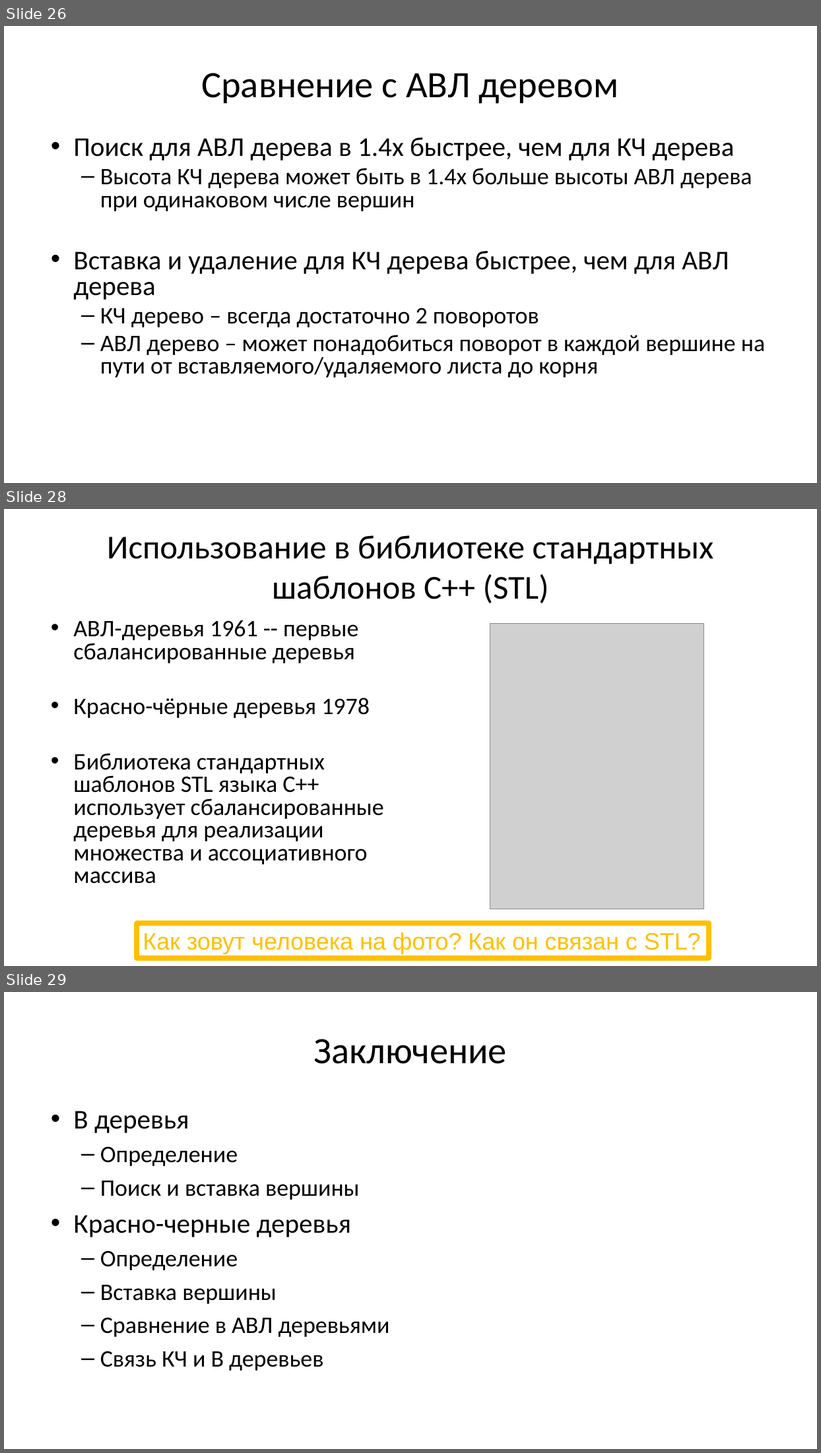
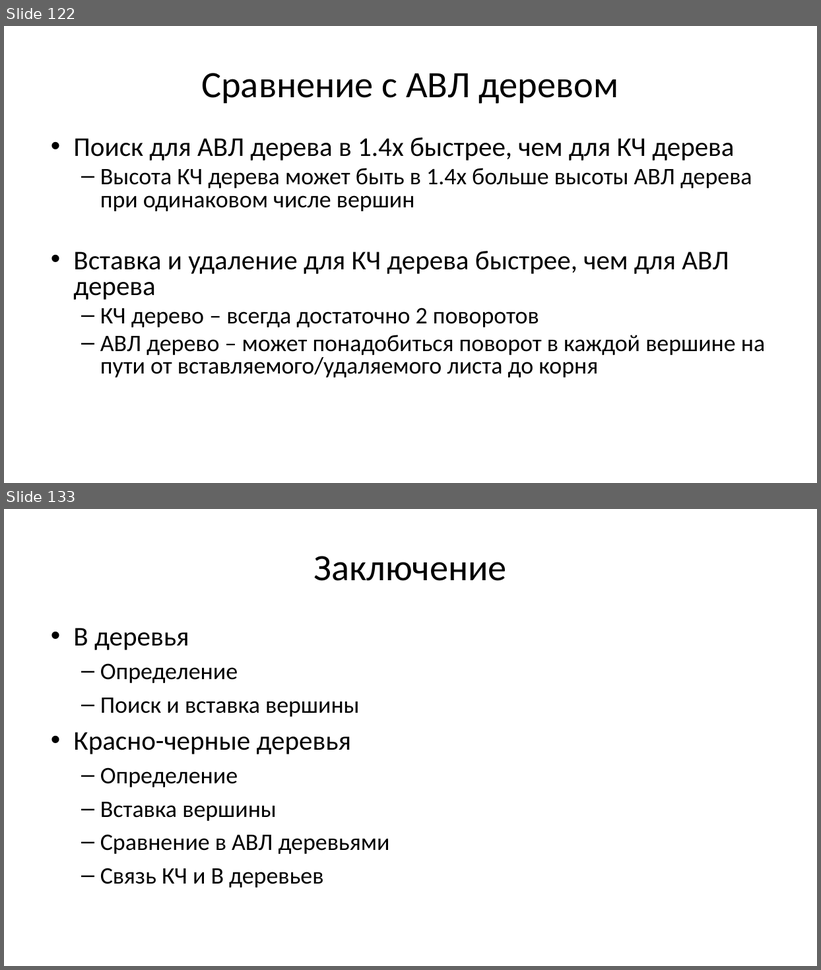
Before and after one commit to Evgueni-Petrov-aka-espetrov/Algorithms-and-Programming-in-C-pptx, a slide deck: 19 Б и КЧ деревья.pptx. Shown one above the other, each under a label of ours: slides 26, 28 and 29 before the commit, slides 122 and 133 after it; the slides between them are not shown. The pictures are 821x1453 and 821x970 pixels, drawn with LibreOffice and Linux fonts; fonts in the diff are those of the drawing; grey boxes stand for pictures. Boxes give left, top, right and bottom in pixels: in the first picture for what was removed or moved away, otherwise in the second. Text is boxed around its words. In the diff, an @@ line names an element or a change of style, - is before the commit and + after.

```diff
--- a/19 Б и КЧ деревья.pptx
+++ b/19 Б и КЧ деревья.pptx
@@ slide 28 removed at [4,509,817,966], background #FFFFFF @@
@@ title removed at [107,535,714,603] @@
-Использование в библиотеке стандартных шаблонов С++ (STL)
@@ text removed at [73,620,384,884] @@
-• АВЛ-деревья 1961 -- первые сбалансированные деревья
-• Красно-чёрные деревья 1978
-• Библиотека стандартных шаблонов STL языка C++ использует сбалансированные деревья для реализации множества и ассоциативного массива
@@ picture removed at [490,624,704,910] @@
@@ rectangle removed at [137,923,709,958] @@
-Как зовут человека на фото? Как он связан с STL?
@@ what was slide 26 is now slide 122 @@
@@ what was slide 29 is now slide 133 @@
```
Also in this commit, not shown: 13 slides changed, 105 slides added.
